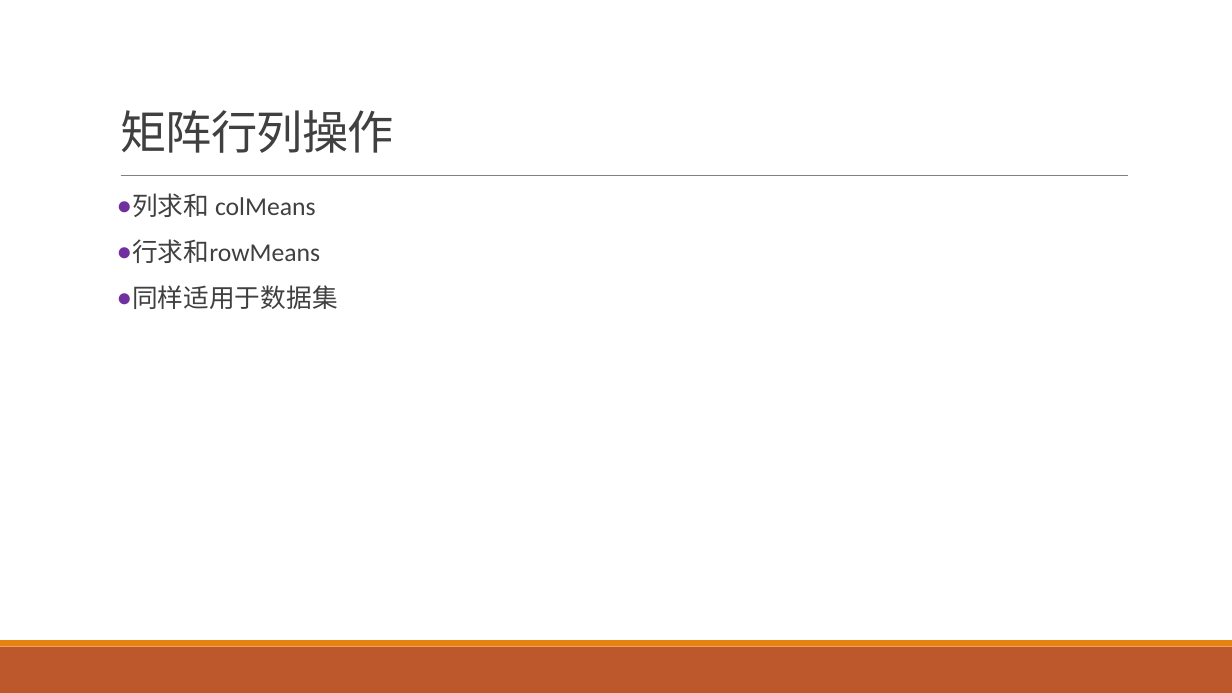
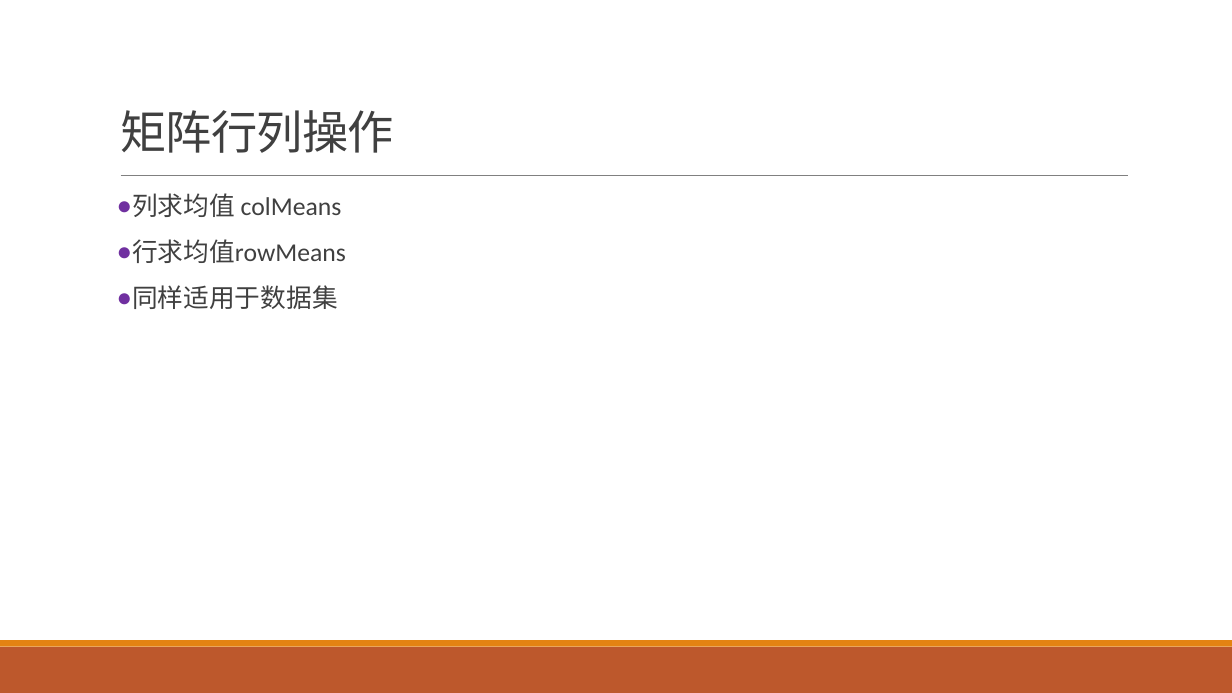
Before and after one commit to exoplanetX/DataAnalytics, a slide deck: slide 3 of 实验3-探索性分析.pptx. Drawn at 1232x693 pixels with LibreOffice and Linux fonts; fonts in the diff are those of the drawing. Boxes give left, top, right and bottom in pixels: in the first picture for what was removed or moved away, otherwise in the second. Text is boxed around its words. In the diff, an @@ line names an element or a change of style, - is before the commit and + after.

```diff
--- a/实验3-探索性分析.pptx
+++ b/实验3-探索性分析.pptx
@@ text at bbox=[132, 193, 346, 263]: text changed @@
-● 列求和 colMeans
-● 行求和rowMeans
+● 列求均值 colMeans
+● 行求均值rowMeans
```
Also in this commit, not shown: 9 slides removed, 4 other files.
